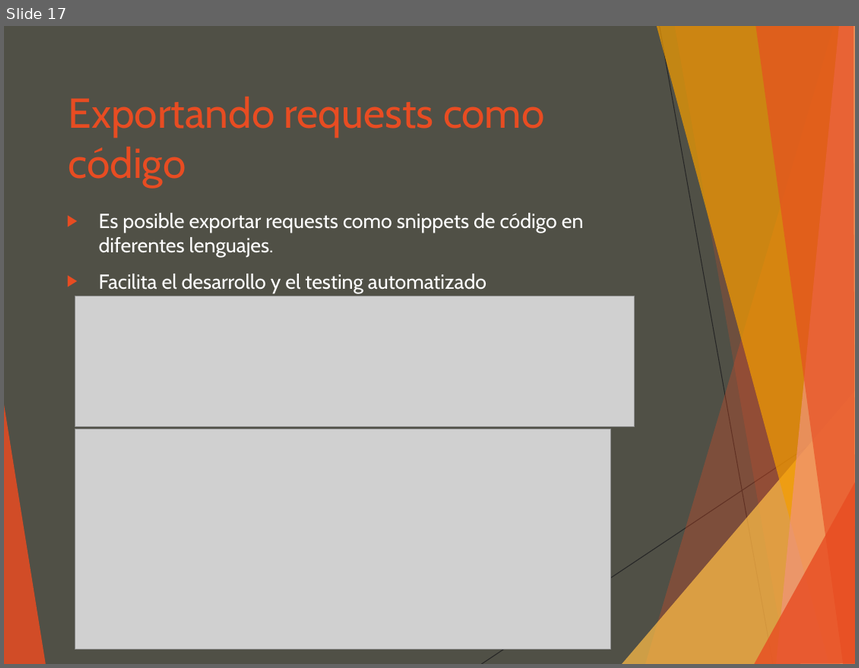
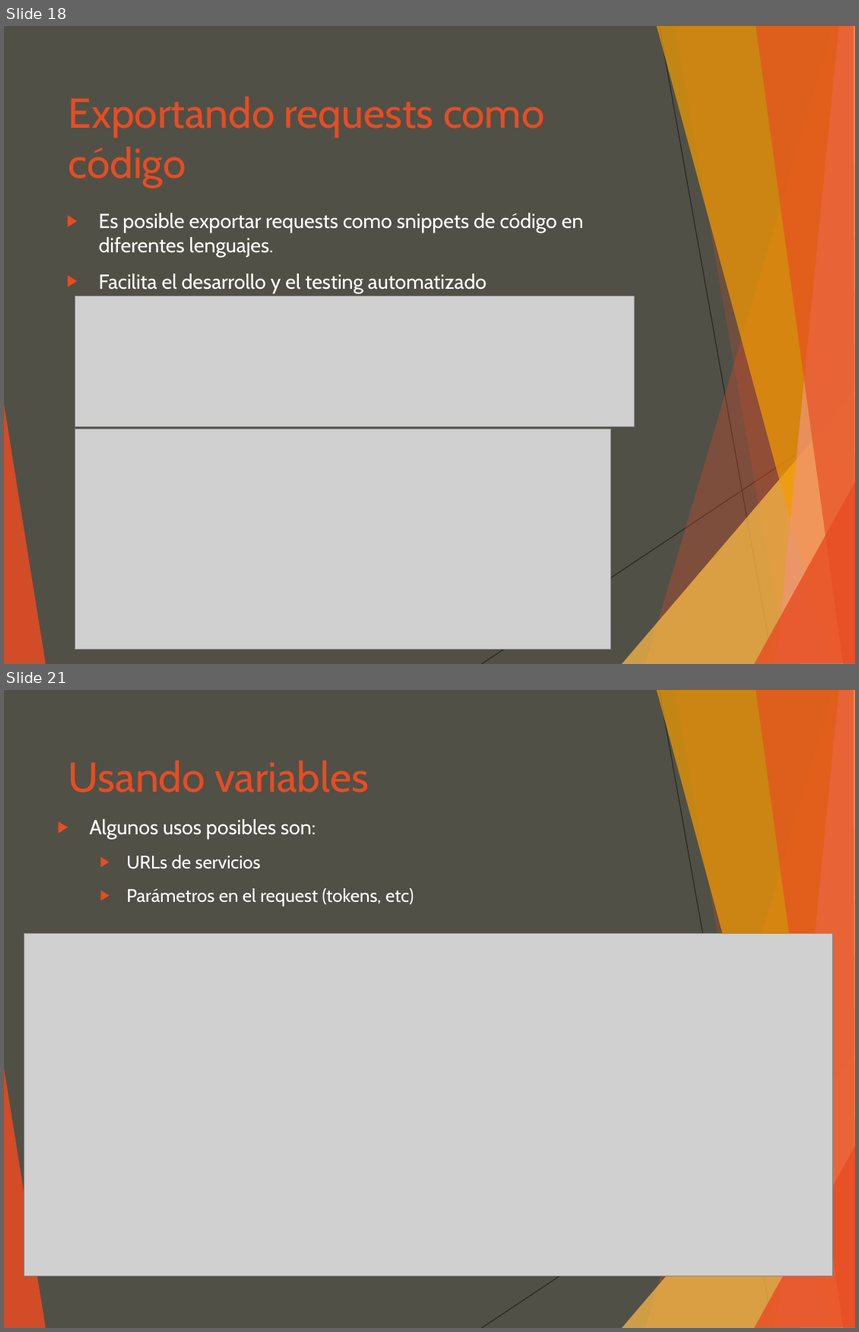
Before and after one commit to luisgepeto/PostmanCourse, a slide deck: Presentacion.ppt. Shown one above the other, each under a label of ours: slide 17 before the commit, slides 18 and 21 after it; the slides between them are not shown. The pictures are 859x668 and 859x1332 pixels, drawn with LibreOffice and Linux fonts; fonts in the diff are those of the drawing; grey boxes stand for pictures. Boxes give left, top, right and bottom in pixels: in the first picture for what was removed or moved away, otherwise in the second. Text is boxed around its words. In the diff, an @@ line names an element or a change of style, - is before the commit and + after.

Commit message:
added chained requests

```diff
--- a/Presentacion.ppt
+++ b/Presentacion.ppt
@@ slide 21 added at [4, 690, 855, 1328], background #505046; not listed: 10 template elements that a slide beside it also shows @@
@@ title added at [69, 760, 369, 793], 39 pt, text #E84C22 @@
+Usando variables
@@ text added at [89, 819, 414, 907], 17 pt, text #FFFFFF @@
+▶ Algunos usos posibles son:
+  ▶ URLs de servicios
+  ▶ Parámetros en el request (tokens, etc)
@@ picture added at [24, 933, 833, 1276] @@
@@ what was slide 17 is now slide 18 @@
```
Also in this commit, not shown: 6 other slides added, 5 other files.
